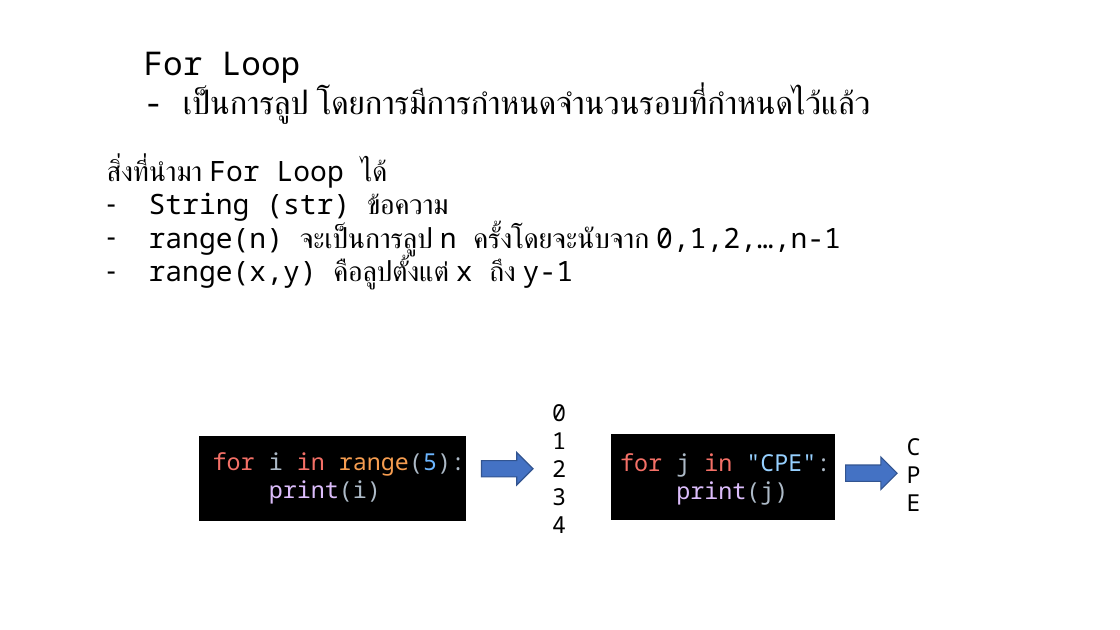
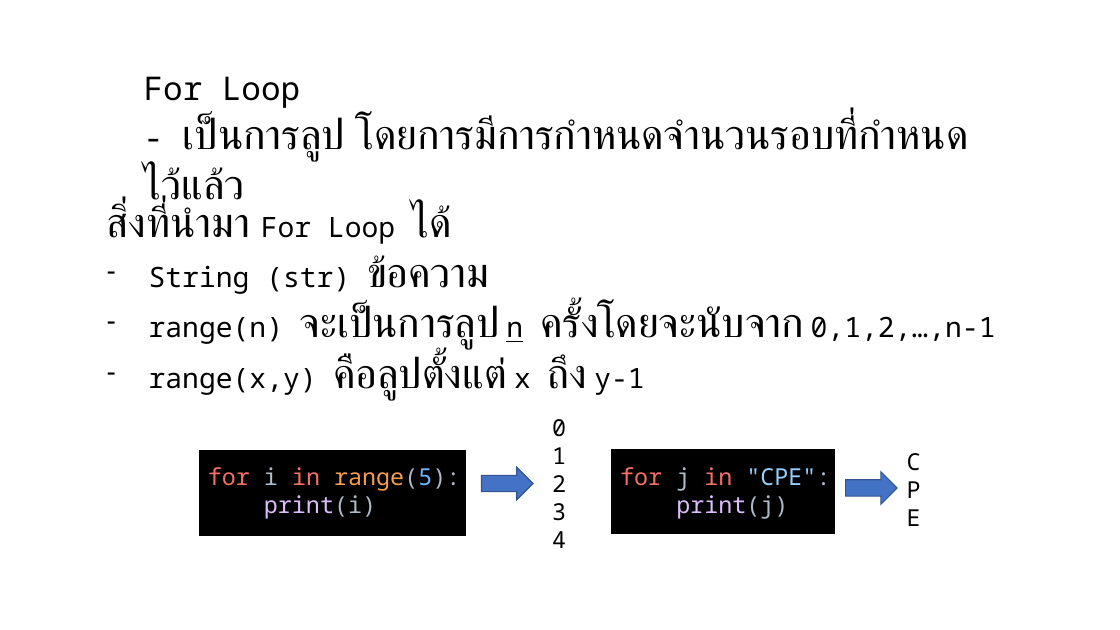
Before and after one commit to Vjumpkung/LetMeTiredPython, a slide deck: slide 17 of slide.pptx (slide 13 before the commit). Drawn at 1120x630 pixels with LibreOffice and Linux fonts; fonts in the diff are those of the drawing; background and template pictures are left out. Boxes give left, top, right and bottom in pixels: in the first picture for what was removed or moved away, otherwise in the second. Text is boxed around its words. In the diff, an @@ line names an element or a change of style, - is before the commit and + after.

```diff
--- a/slide.pptx
+++ b/slide.pptx
@@ text "For Loop": place and size @@
-text "For Loop" at box(144, 51, 871, 123)
+text "For Loop" at box(144, 76, 969, 211)
@@ text at box(144, 117, 969, 211): size 28 to 36 pt, font Noto Sans Mono to Arial in "เป็นการลูป โดยการมีการกำหนดจำนวนรอบที่กำหนดไว้แล้ว" @@
@@ text "สิ่งที่นำมา For Loop ได้": place and size @@
-text "สิ่งที่นำมา For Loop ได้" at box(107, 159, 841, 290)
+text "สิ่งที่นำมา For Loop ได้" at box(107, 204, 996, 400)
@@ text "สิ่งที่นำมา For Loop ได้" at box(107, 204, 996, 400): size 24 to 36 pt, font Noto Sans Mono to Arial in "สิ่งที่นำมา ได้", "ข้อความ", "จะเป็นการลูป ครั้งโดยจะนับจาก", "คือลูปตั้งแต่ ถึง"; underline on in "n" @@
@@ text "for i in range(5):": place and size @@
-text "for i in range(5):" at box(213, 452, 465, 504)
+text "for i in range(5):" at box(208, 467, 460, 519)
@@ 3 texts, 2 right arrows, 2 rectangles: place and size @@
-3 texts, 2 right arrows, 2 rectangles at box(200, 404, 921, 533)
+3 texts, 2 right arrows, 2 rectangles at box(200, 419, 921, 548)
```
Also in this commit, not shown: 16 other slides changed, 5 slides added.
